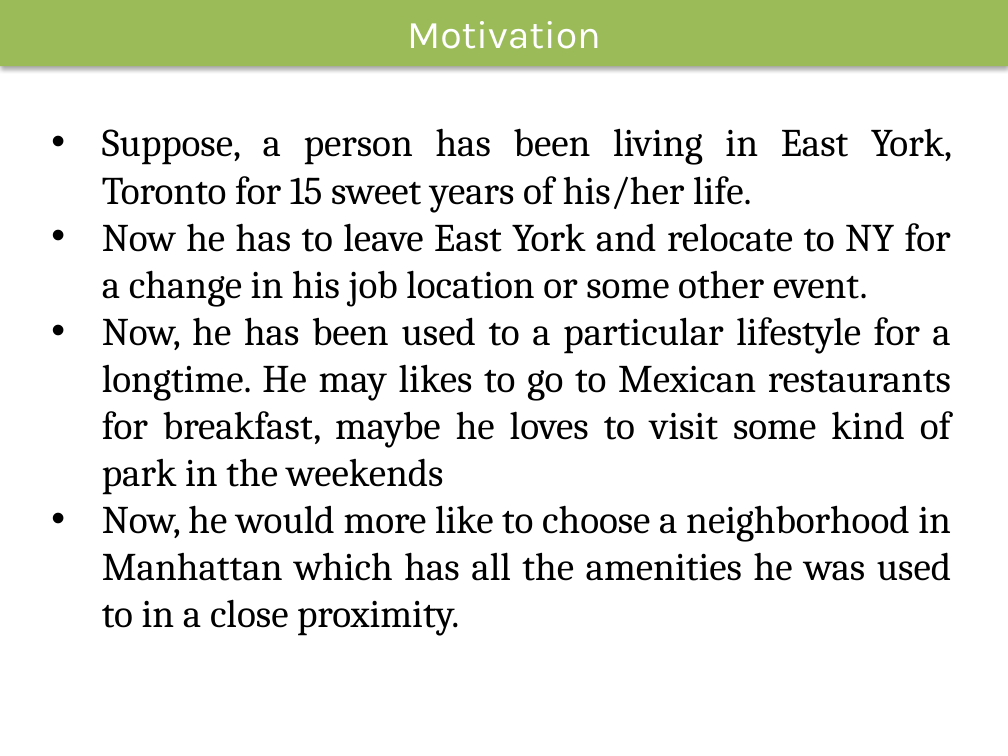
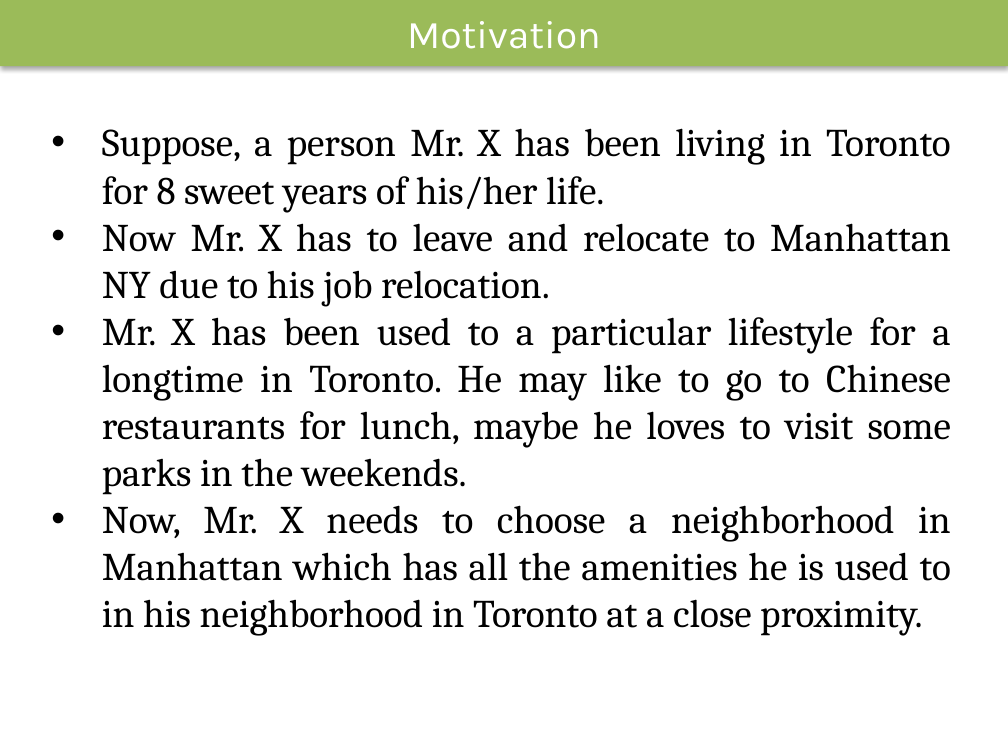
Before and after one commit to nazrulcse2k/data_science_nazrul, a slide deck: slide 2 of The Battle of Neighborhoods.pptx. Drawn at 1008x756 pixels with LibreOffice and Linux fonts; fonts in the diff are those of the drawing. Boxes give left, top, right and bottom in pixels: in the first picture for what was removed or moved away, otherwise in the second. Text is boxed around its words. In the diff, an @@ line names an element or a change of style, - is before the commit and + after.

```diff
--- a/The Battle of Neighborhoods.pptx
+++ b/The Battle of Neighborhoods.pptx
@@ text at (102, 128, 951, 636): text changed @@
-• Suppose, a person has been living in East York, Toronto for 15 sweet years of his/her life.
-• Now he has to leave East York and relocate to NY for a change in his job location or some other event.
-• Now, he has been used to a particular lifestyle for a longtime. He may likes to go to Mexican restaurants for breakfast, maybe he loves to visit some kind of park in the weekends
-• Now, he would more like to choose a neighborhood in Manhattan which has all the amenities he was used to in a close proximity.
+• Suppose, a person Mr. X has been living in Toronto for 8 sweet years of his/her life.
+• Now Mr. X has to leave and relocate to Manhattan NY due to his job relocation.
+• Mr. X has been used to a particular lifestyle for a longtime in Toronto. He may like to go to Chinese restaurants for lunch, maybe he loves to visit some parks in the weekends.
+• Now, Mr. X needs to choose a neighborhood in Manhattan which has all the amenities he is used to in his neighborhood in Toronto at a close proximity.
```
Also in this commit, not shown: 4 other slides changed, 6 slides added, 3 other files.
